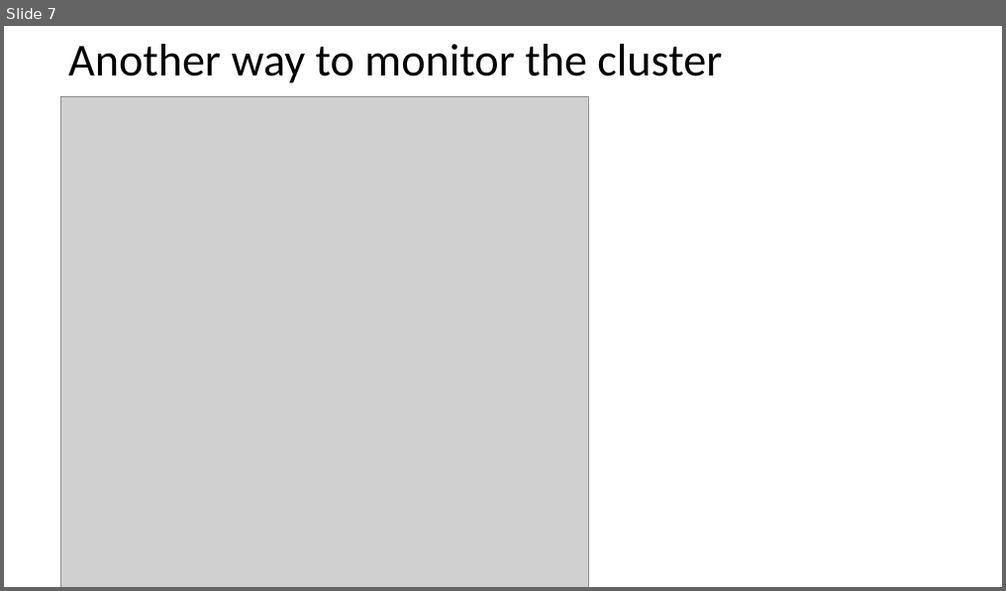
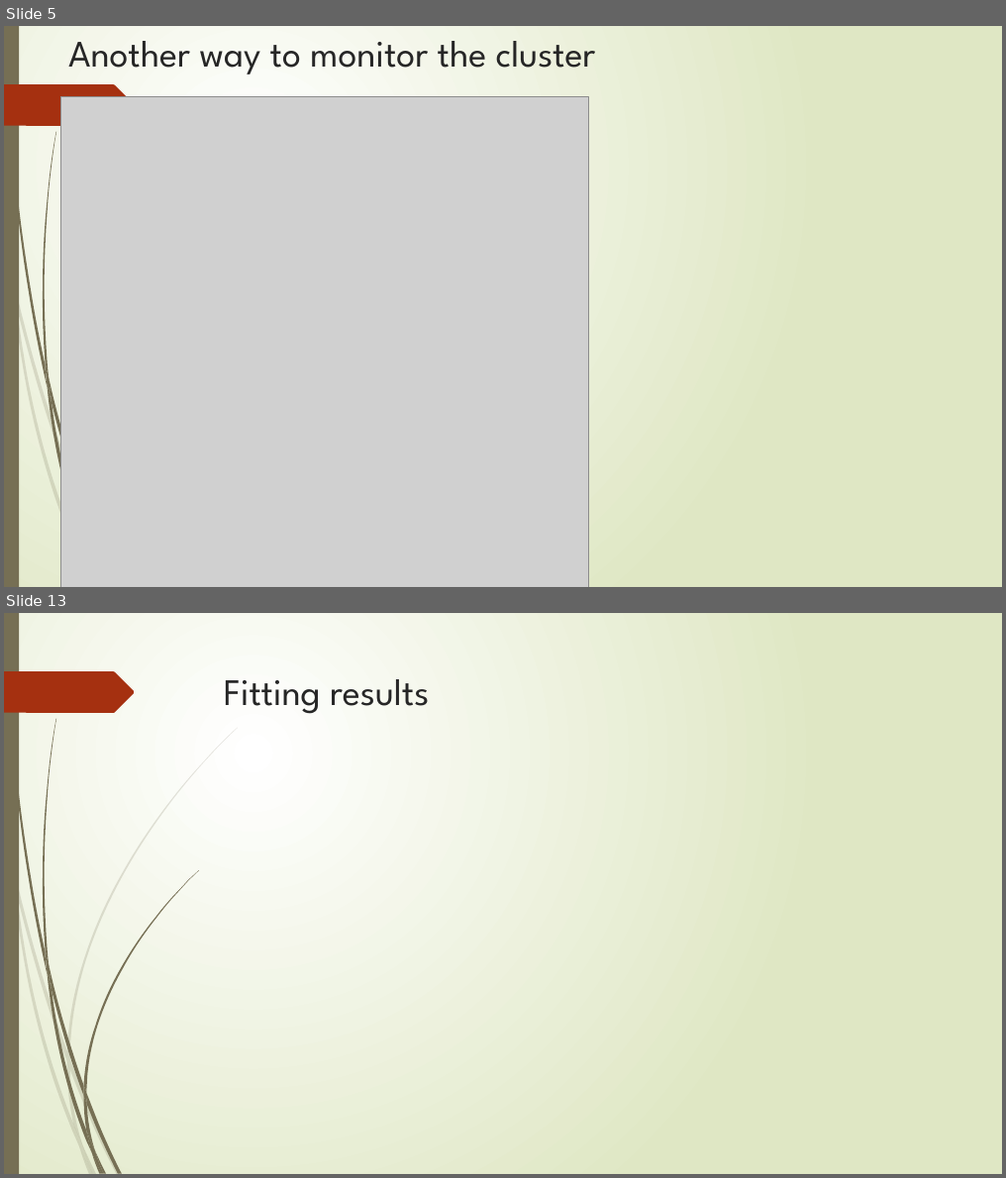
Before and after one commit to maxliu/health_care, a slide deck: Medicare fraud detection by using open source data.pptx. Shown one above the other, each under a label of ours: slide 7 before the commit, slides 5 and 13 after it; the slides between them are not shown. The pictures are 1006x591 and 1006x1178 pixels, drawn with LibreOffice and Linux fonts; fonts in the diff are those of the drawing; grey boxes stand for pictures. Boxes give left, top, right and bottom in pixels: in the first picture for what was removed or moved away, otherwise in the second. Text is boxed around its words. In the diff, an @@ line names an element or a change of style, - is before the commit and + after.

```diff
--- a/Medicare fraud detection by using open source data.pptx
+++ b/Medicare fraud detection by using open source data.pptx
@@ slide 13 added at (4,613,1002,1174), background gradient #FFFFFF to #DFE8C4; not listed: 18 template elements that a slide beside it also shows @@
@@ title added at (224,679,429,714), 36 pt, text #262626 @@
+Fitting results
@@ freeform shape added at (67,728,238,1059), fill #766F54 at 20% opacity @@
@@ freeform shape added at (83,870,199,1093), fill #766F54 @@
@@ freeform shape added at (67,1052,70,1069), fill #766F54 at 20% opacity @@
@@ freeform shape added at (67,1061,82,1146), fill #766F54 at 20% opacity @@
@@ freeform shape added at (83,1085,86,1104), fill #766F54 @@
@@ freeform shape added at (83,1096,94,1152), fill #766F54 @@
@@ what was slide 7 is now slide 5 @@
@@ slide 5 changed as well @@
@@ background #FFFFFF to gradient #FFFFFF to #DFE8C4 @@
@@ rectangle added at (4,26,19,587), fill #766F54 @@
@@ title "Another way to monitor the ..." at (68,41,596,75): size 44 to 36 pt, font Calibri to League Spartan, text colour #000000 to #262626; line spacing 0.9 to 1; vertical alignment middle to top @@
@@ freeform shape added at (4,84,135,126), fill #A53010 @@
@@ freeform shape added at (4,237,12,288), fill #766F54 at 20% opacity @@
@@ freeform shape added at (12,288,79,561), fill #766F54 at 20% opacity @@
@@ freeform shape added at (15,284,67,474), fill #766F54 at 20% opacity @@
@@ group added at (6,26,91,567): 5 freeform shapes @@
```
Also in this commit, not shown: 12 other slides changed, 3 other slides added, 4 slides removed.
